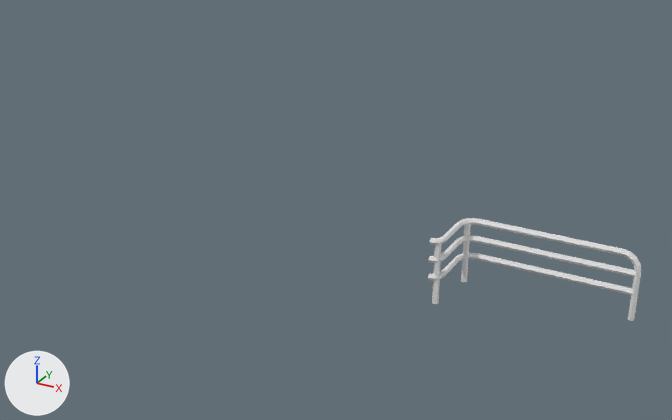
The Blender file New Unity Project/Assets/Imported/Assets/Gelaender.blend: old version first, new version second.
Camera for both pictures: a 50 mm lens placed at (3.82, -11.85, 6.96), pointed at (-2.09, -1.1, 1.59). Lighting does not change. The marker at lower left points along +X, +Y and +Z.

The first picture shows 'Gel_Anfang', 'Gel_Ku_aussen', 'Gel_Ku_innen', 'Gel_Mitte'.
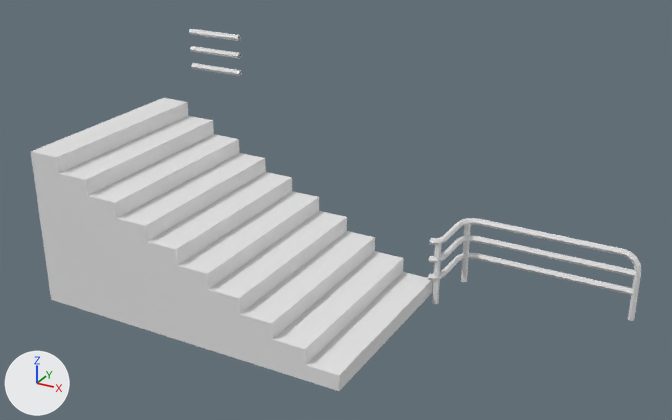
What differs and where, as boxes (x1, y1, x2, y2) in the pictures (672 x 420 px):
```json
{"object": "gW2_Treppe", "change": "added", "after": [31, 98, 433, 391]}
{"object": "Gel_Mitte.001", "change": "added", "after": [189, 29, 242, 76]}
```

Scene script edits in JSON lines:
```json
{"op": "add", "block": "me_cube_004", "code": ["me_cube_004 = bpy.data.meshes.new('Cube.004')", "me_cube_004.from_pydata(...)  # 152 vertices, 150 faces; spans x 0.0..5.0, y 0.0..3.0, z 0.0..2.4"]}
{"op": "add", "block": "ob_gw2_treppe", "code": ["ob_gw2_treppe = bpy.data.objects.new('gW2_Treppe', me_cube_004)", "ob_gw2_treppe.location = (-6.0, -3.0, 0.0)"]}
{"op": "add", "block": "ob_gel_mitte_001", "code": ["ob_gel_mitte_001 = bpy.data.objects.new('Gel_Mitte.001', me_cube_001.copy())  # the mesh of ob_gel_mitte", "ob_gel_mitte_001.location = (-6.0, 0.0, 2.4)"]}
```
